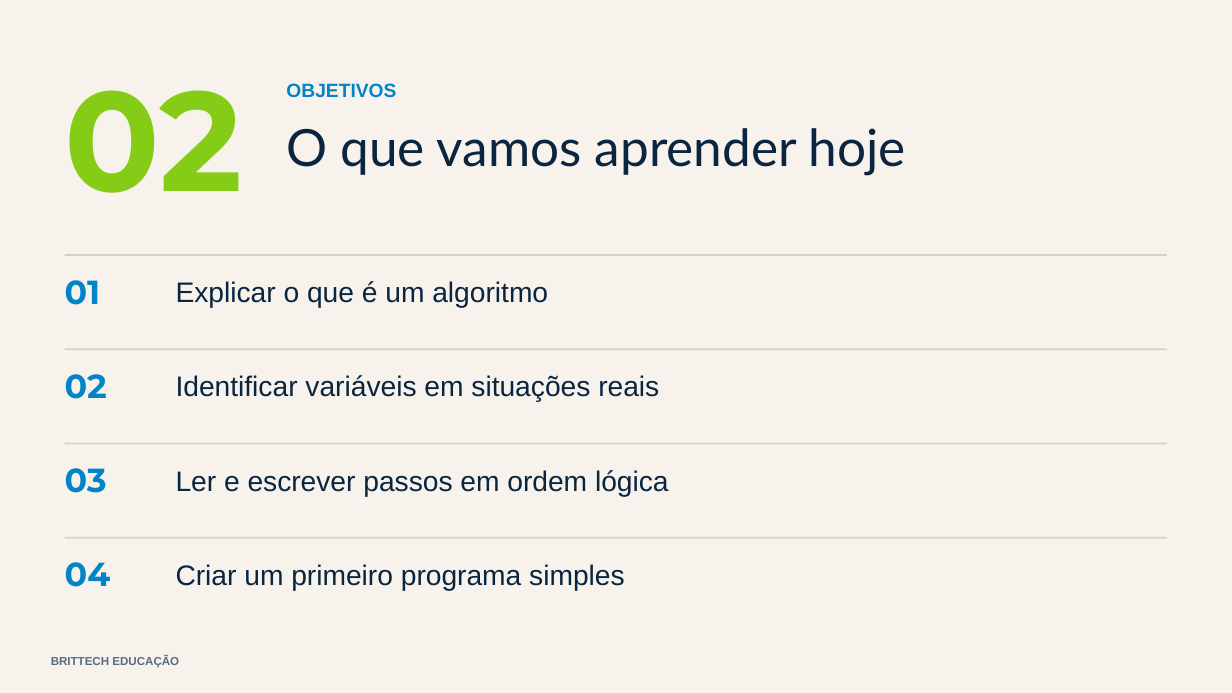
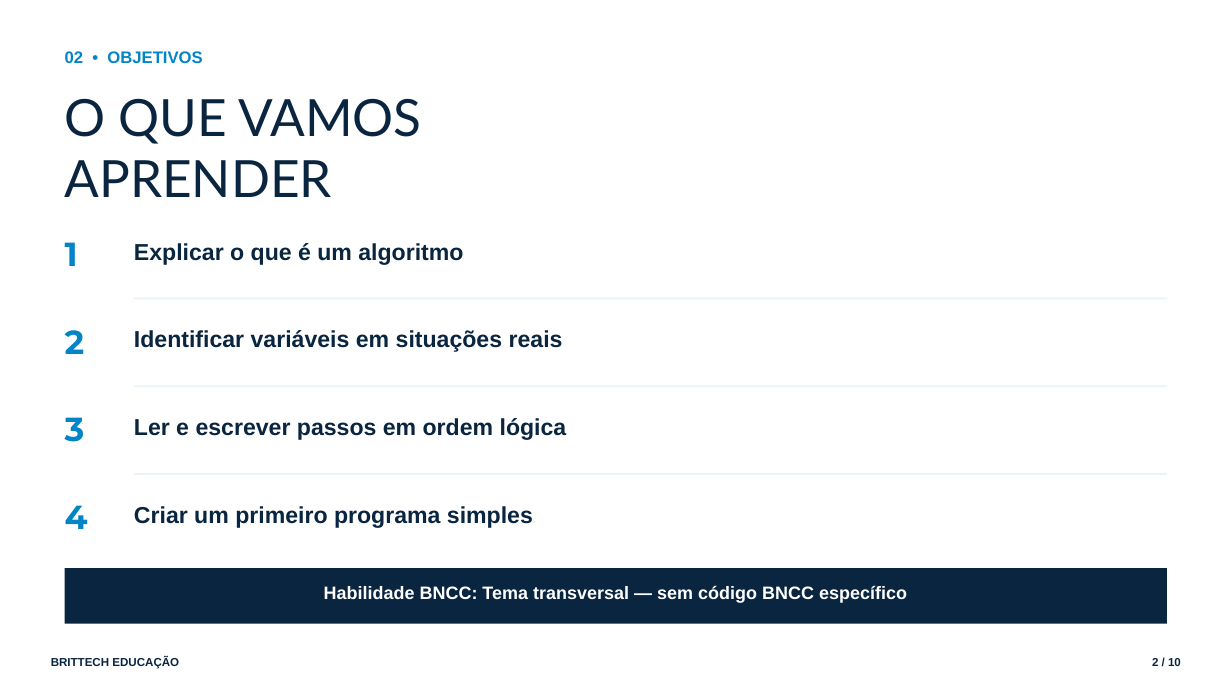
Before and after one commit to thiagollipe-web/brittech-educacao-aulas, a slide deck: slide 2 of ensino-medio/tecnologia-programacao-1serie-logica-pratica.pptx. Drawn at 1232x693 pixels with LibreOffice and Linux fonts; fonts in the diff are those of the drawing. Boxes give left, top, right and bottom in pixels: in the first picture for what was removed or moved away, otherwise in the second. Text is boxed around its words. In the diff, an @@ line names an element or a change of style, - is before the commit and + after.

```diff
--- a/ensino-medio/tecnologia-programacao-1serie-logica-pratica.pptx
+++ b/ensino-medio/tecnologia-programacao-1serie-logica-pratica.pptx
@@ rectangle removed at [0,0,1232,693] @@
@@ text at [65,51,202,63]: text changed; size 110 to 13 pt; font Montserrat to Arial; text colour #84CC16 to #0284C7 @@
-02
+02 • OBJETIVOS
@@ text removed at [286,83,396,98] @@
-OBJETIVOS
@@ text at [65,98,421,197]: text changed @@
-O que vamos aprender hoje
+O QUE VAMOS
+APRENDER
@@ text "Explicar o que é um ...": place and size @@
-text "Explicar o que é um ..." at [176,281,548,308]
+text "Explicar o que é um ..." at [134,243,463,265]
@@ text at [65,242,78,266]: text changed @@
-01
+1
@@ rectangle removed at [65,254,1167,256] @@
@@ rectangle: place and size @@
-rectangle at [65,348,1167,350]
+rectangle at [134,298,1167,299]
@@ text "Identificar variáveis em situações reais": place and size @@
-text "Identificar variáveis em situações reais" at [176,375,659,402]
+text "Identificar variáveis em situações reais" at [134,330,563,352]
@@ text at [65,330,85,354]: text changed @@
-02
+2
@@ rectangle: place and size @@
-rectangle at [65,443,1167,445]
+rectangle at [134,385,1167,387]
@@ text at [65,417,85,442]: text changed @@
-03
+3
@@ text "Ler e escrever passos em ...": place and size @@
-text "Ler e escrever passos em ..." at [176,470,669,497]
+text "Ler e escrever passos em ..." at [134,418,567,440]
@@ fill #D8D2C4 to #EAF3FA in 3 elements at [134,298,1167,299], [134,385,1167,387], [134,473,1167,475] @@
@@ rectangle: place and size @@
-rectangle at [65,537,1167,539]
+rectangle at [134,473,1167,475]
@@ text at [65,505,88,529]: text changed @@
-04
+4
@@ size 22 to 18 pt, bold on; line spacing 1 to 1.05; less space between paragraphs in 4 elements at [134,243,463,265], [134,330,563,352], [134,418,567,440], [134,506,533,528] @@
@@ text "Criar um primeiro programa simples": place and size @@
-text "Criar um primeiro programa simples" at [176,564,625,591]
+text "Criar um primeiro programa simples" at [134,506,533,528]
@@ rectangle added at [65,568,1167,624], fill #0A2540 @@
@@ text added at [324,585,907,603], 14 pt, text #FFFFFF, bold @@
+Habilidade BNCC: Tema transversal — sem código BNCC específico
@@ text "BRITTECH EDUCAÇÃO" at [51,657,179,669]: text colour #5A6B7D to #0A2540; line spacing 1 to 1.05; less space between paragraphs @@
@@ text added at [1152,658,1181,666], 9 pt, text #0A2540, bold @@
+2 / 10
```
Also in this commit, not shown: 3 other slides changed, 6 slides added, 4 slides removed.
